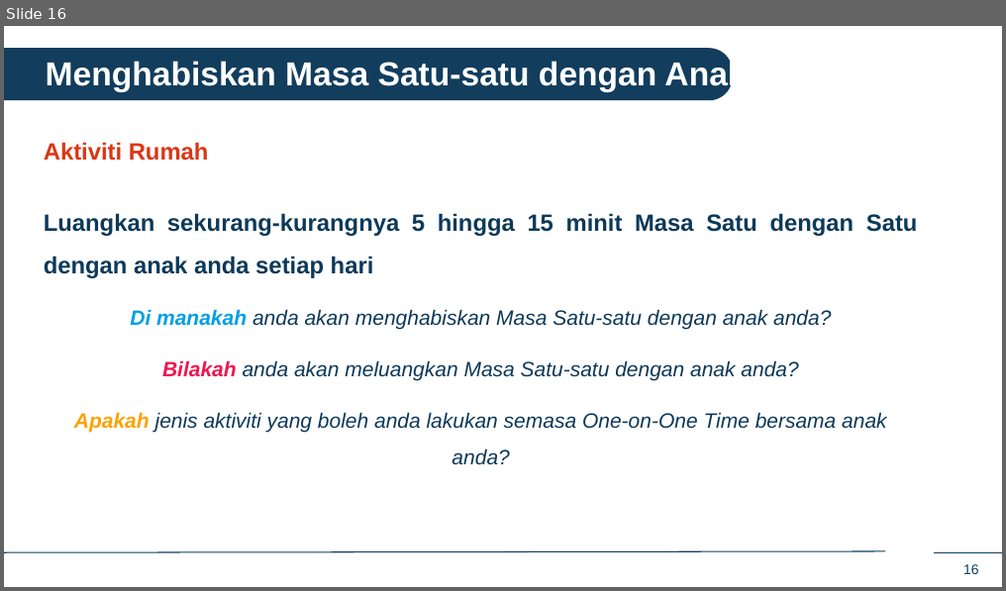
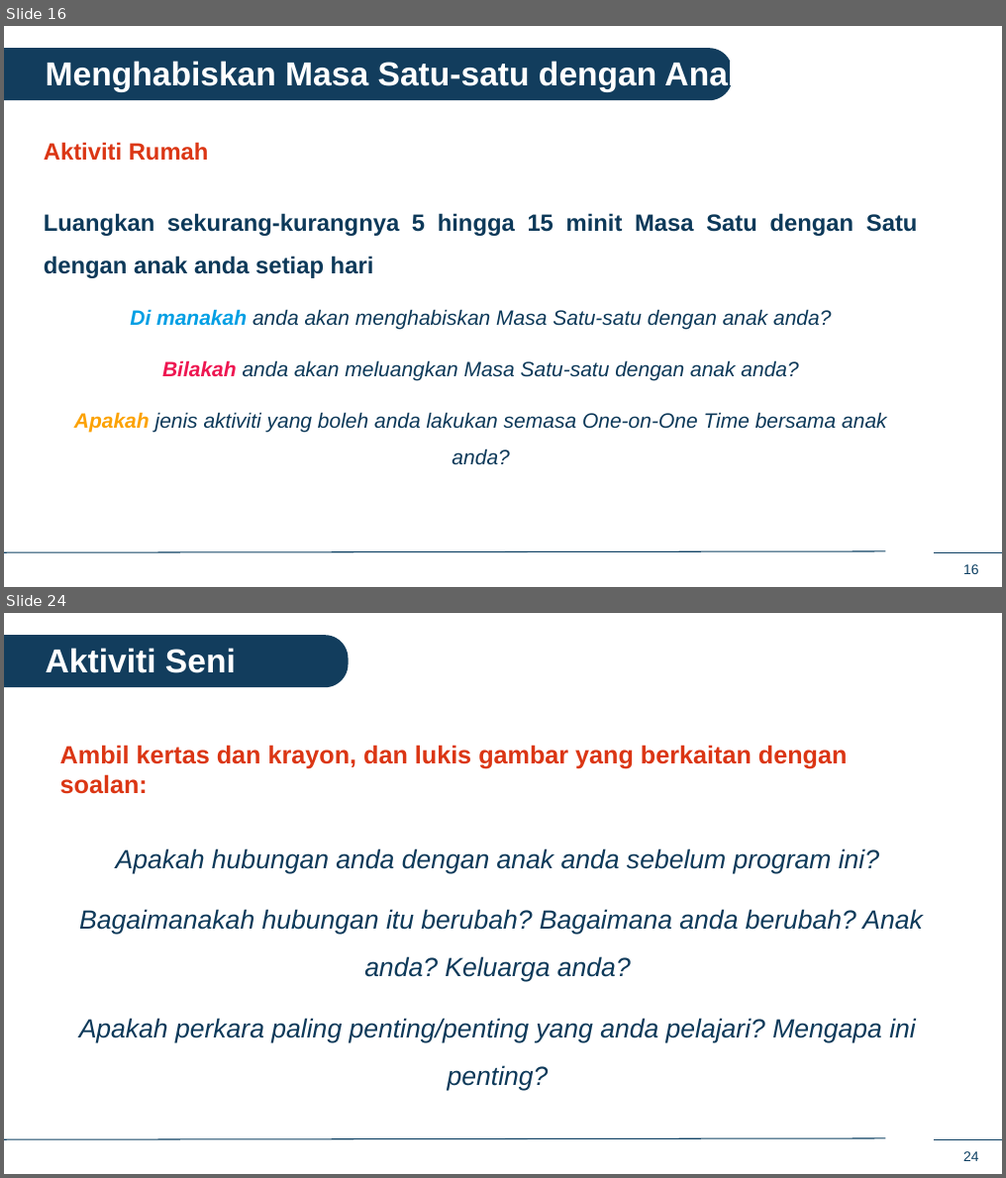
Before and after one commit to IDEMSInternational/plh-digital-content, a slide deck: translations/facilitator_app_malaysia/ms/ms_in_person_sessions.pptx. Shown one above the other, each under a label of ours: slide 16 before the commit, slides 16 and 24 after it; the slides between them are not shown. The pictures are 1006x591 and 1006x1178 pixels, drawn with LibreOffice and Linux fonts; fonts in the diff are those of the drawing; background and template pictures are left out. Boxes give left, top, right and bottom in pixels: in the first picture for what was removed or moved away, otherwise in the second. Text is boxed around its words. In the diff, an @@ line names an element or a change of style, - is before the commit and + after.

```diff
--- a/translations/facilitator_app_malaysia/ms/ms_in_person_sessions.pptx
+++ b/translations/facilitator_app_malaysia/ms/ms_in_person_sessions.pptx
@@ slide 24 added at (x1=4, y1=613, x2=1002, y2=1174), background #FFFFFF; not listed: 3 template elements that a slide beside it also shows @@
@@ round same rect added at (x1=4, y1=635, x2=349, y2=688), fill #123D5D @@
@@ text added at (x1=46, y1=648, x2=236, y2=673), 24 pt, text #FFFFFF, bold @@
+Aktiviti Seni
@@ text added at (x1=60, y1=745, x2=922, y2=1090), 19 pt, text #0D3959, italic @@
+Ambil kertas dan krayon, dan lukis gambar yang berkaitan dengan soalan:
+Apakah hubungan anda dengan anak anda sebelum program ini?
+Bagaimanakah hubungan itu berubah? Bagaimana anda berubah? Anak anda? Keluarga anda?
+Apakah perkara paling penting/penting yang anda pelajari? Mengapa ini penting?
```
Also in this commit, not shown: 4 slides changed, 9 other slides added, 10 slides removed.
